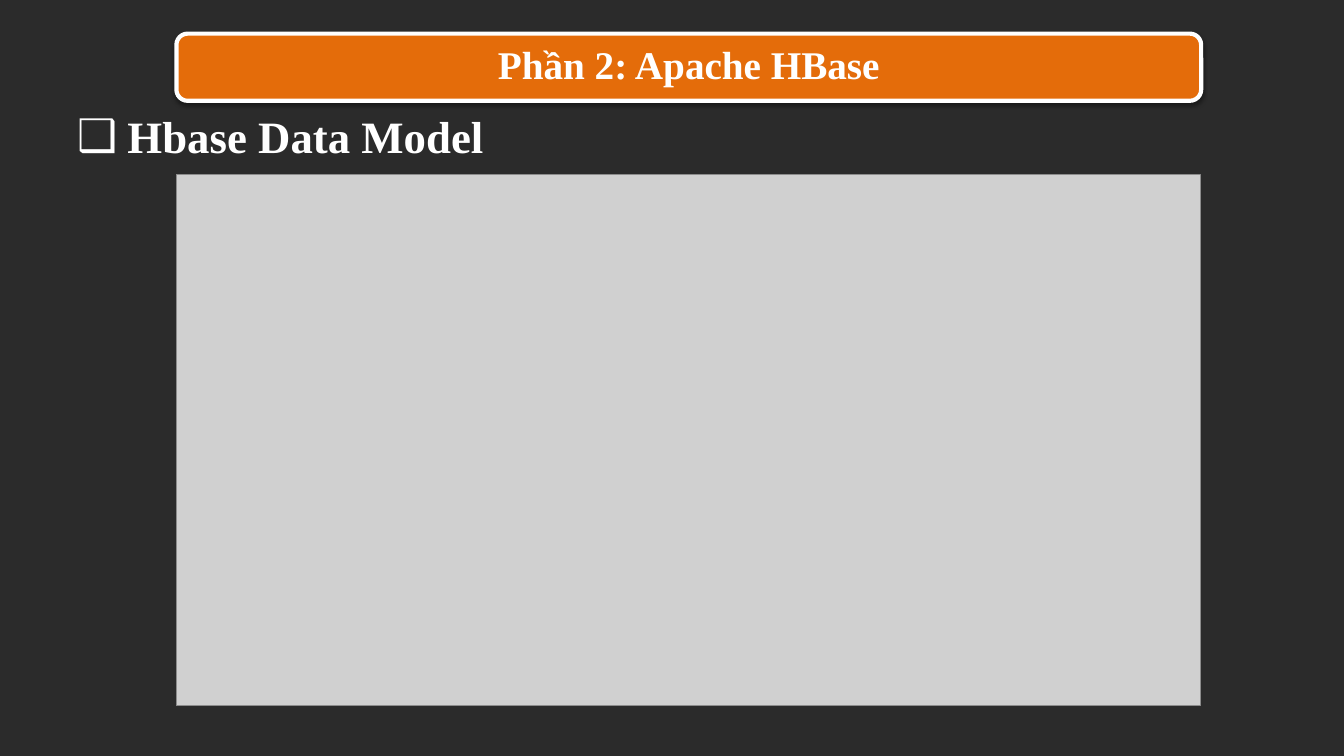
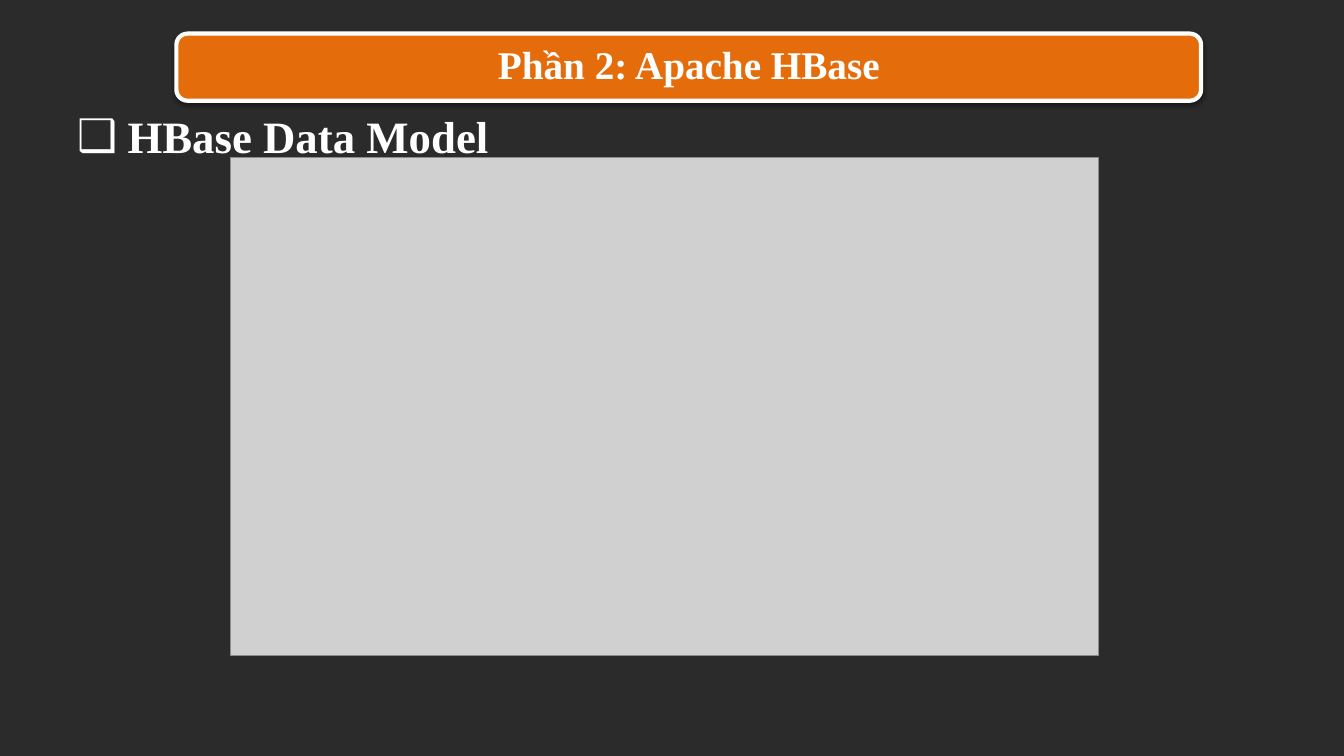
Before and after one commit to trandinhlam/document, a slide deck: slide 11 of CSDLNangCao/final/5. File Thuyet Trinh/N14_R_HBase_20210311.pptx. Drawn at 1344x756 pixels with LibreOffice and Linux fonts; fonts in the diff are those of the drawing; grey boxes stand for pictures; background and template pictures are left out; a plain dark background stands for a picture behind light text. Boxes give left, top, right and bottom in pixels: in the first picture for what was removed or moved away, otherwise in the second. Text is boxed around its words. In the diff, an @@ line names an element or a change of style, - is before the commit and + after.

```diff
--- a/CSDLNangCao/final/5. File Thuyet Trinh/N14_R_HBase_20210311.pptx
+++ b/CSDLNangCao/final/5. File Thuyet Trinh/N14_R_HBase_20210311.pptx
@@ text at [128,122,488,163]: text changed @@
-❑ Hbase Data Model
+❑ HBase Data Model
@@ picture: place and size @@
-picture at [176,174,1201,706]
+picture at [230,157,1099,655]
```
Also in this commit, not shown: 20 other slides changed, 1 slide added, 7 other files.
